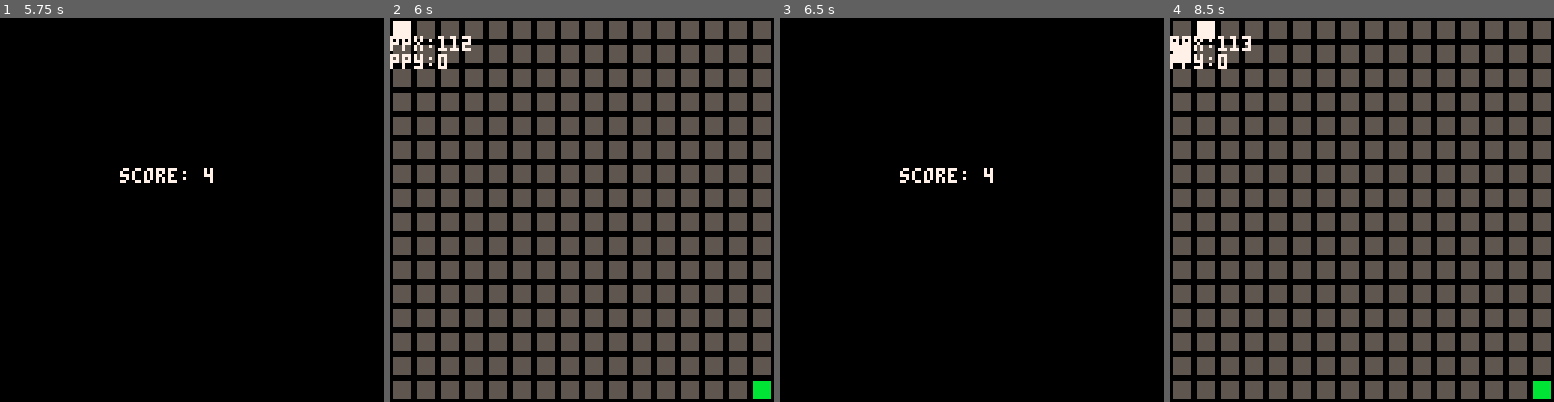
Above: before the commit, frames 1-4 (left to right).
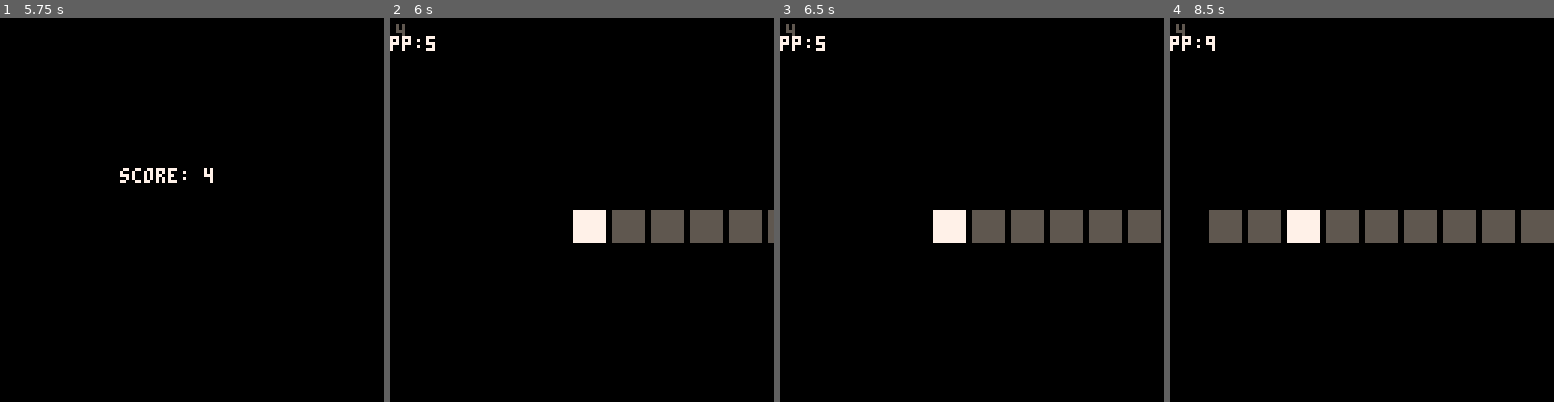
Above: after the commit, the same moments.

Repository: abemassry/dimensional-jump
Game: PICO-8 cartridge dimensional-jump.p8
Two runs of this game, one before a commit and one after it. Both use one fixed random seed, a clock stepped at 60 frames per second and the inputs below.
Inputs:
- Up to frame 1 (5.75 s): tap X (X key) at 0.33, 1.07, 1.85, 2.97, 4.08, 5.2 s; tap O (Z key) at 0.7, 1.7, 2.1, 2.5, 2.9, 3.3, 3.7, 4.1, 4.5, 4.9, 5.3, 5.7 s; hold Right 1.6-2.1 s; hold Up 2.15-2.42 s; hold Right 2.47-3.03 s; hold Left 3.08-3.58 s; hold Down 3.63-3.97 s; hold Right 4.02-4.68 s; hold Up 4.73-5.03 s; hold Left 5.08-5.68 s; hold Down from 5.73 s (still down)
- Up to frame 2 (6 s): keep holding Down
- Up to frame 3 (6.5 s): release Down at 6.03 s; hold Right from 6.08 s (still down); tap O (Z key) at 6.1 s; tap X (X key) at 6.32 s
- Up to frame 4 (8.5 s): tap O (Z key) every 0.4 s from 6.5 to 8.1 s; release Right at 6.58 s; hold Right 6.63-7.13 s; hold Up 7.18-7.45 s; tap X (X key) at 7.43 s; hold Right 7.5-8.07 s; hold Left from 8.12 s (still down)

Frame 1 is identical in both runs. In frame 2, 57% of the frame differs, in the area x 0-100%, y 0-100%; in frame 3, 5.0%; in frame 4, 56%.

Commit message:
add falling sound effect, closes #3

Diff:
--- a/dimensional-jump.p8
+++ b/dimensional-jump.p8
@@ -197,6 +197,7 @@
 			local drops = {15, 21, 28, 35, 42}
 			local x1, x2 = 0
 			if (self.falling and self.tick_timer % 4 == 0) self.fall_anim += 1
+			if (self.fall_anim == 1 and self.tick_timer % 4 == 0) sfx(61)
 			if (self.fall_anim > 6) then
 				self.fall_anim = 6
 				if (self.tick_timer > 115) then
@@ -489,7 +490,7 @@
 	overlay_state = 1
 	transition_timer = 0
 
-	level = 1
+	-- level = 1
 	-- TODO: debug
 	if level == 0 then
 		if (reset_stage) then
Not shown, changed: the sound effects (__sfx__) section of dimensional-jump.p8
